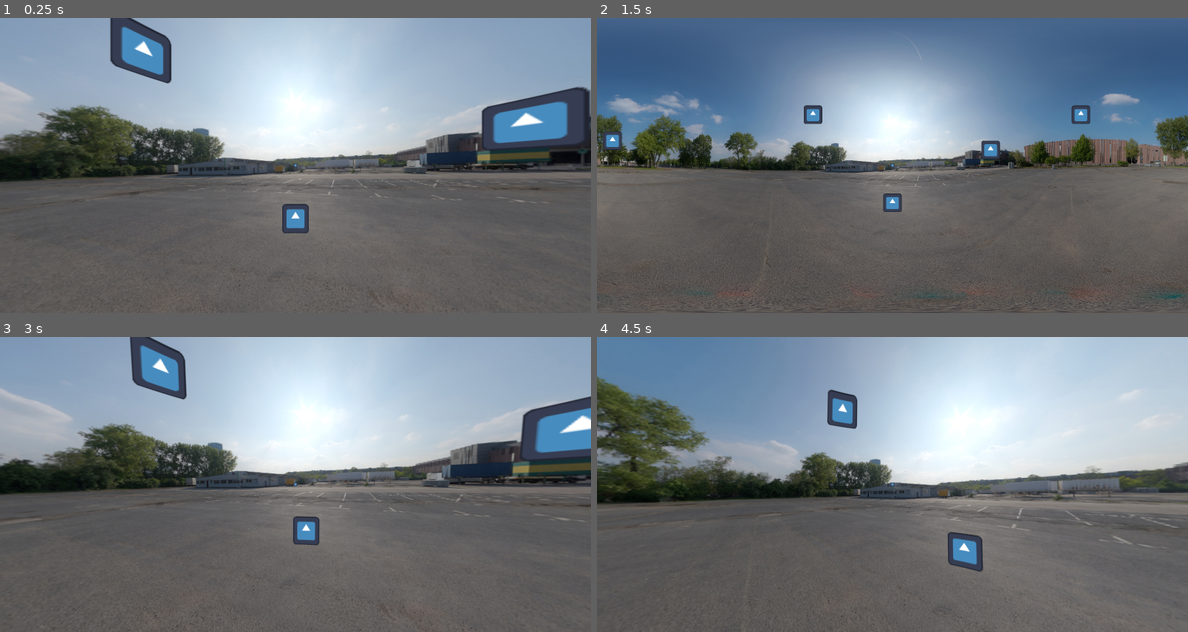
Above: before the commit, frames 1-4 (two rows, left to right).
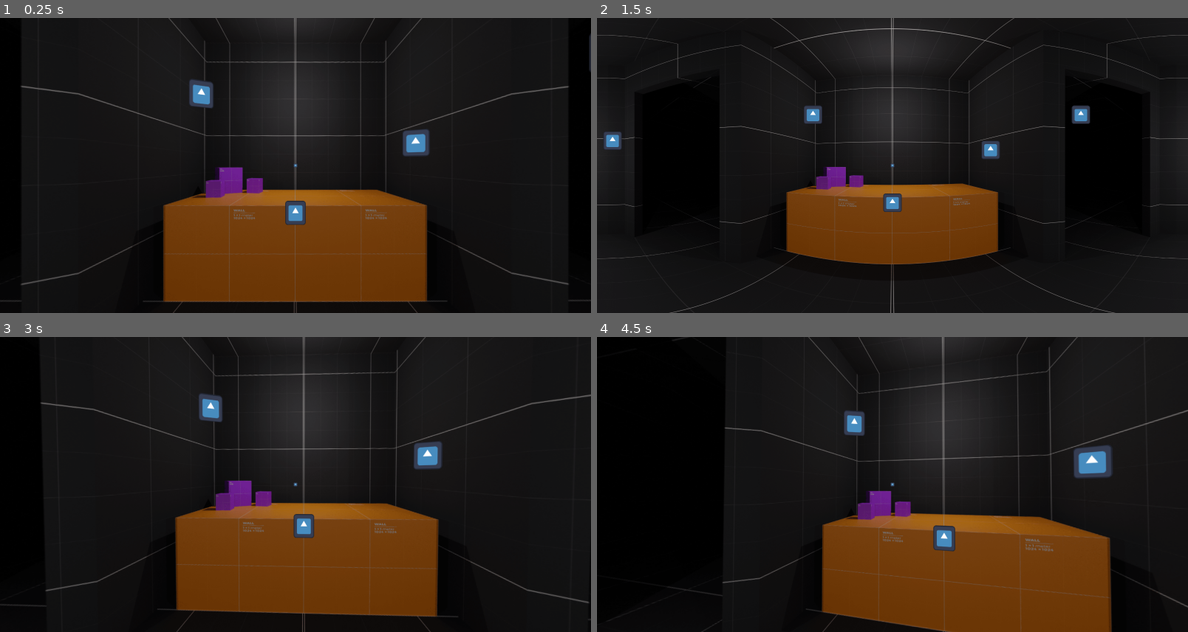
Above: after the commit, the same moments.

Repository: AlexPham0209/fnaf-scrolling-test
Game: Godot game, scene res://src/scenes/scrolling.tscn
Same seed, same stepped clock (60 frames per second), same inputs: the game is played once before the commit and once after it. The project has no main scene, so this scene is started directly. The engine's default icon, where the game draws it, is replaced by a stand-in: a white triangle on a blue panel in a dark square.
Inputs (mouse positions are in pixels of both pictures, inside the frame that each line leads up to):
- Up to frame 1 (0.25 s): no input
- Up to frame 2 (1.5 s): tap Enter (ui_accept) at 0.5, 0.77, 1.25 s; move the mouse to (922, 165) at 0.52 s; move the mouse to (862, 165) at 1.27 s
- Up to frame 3 (3 s): tap Enter (ui_accept) at 1.52, 2, 2.75 s; move the mouse to (307, 478) at 2.02 s; move the mouse to (289, 490) at 2.77 s
- Up to frame 4 (4.5 s): tap Enter (ui_accept) at 3.02, 3.5, 3.77, 4.25 s; move the mouse to (933, 487) at 3.52 s; move the mouse to (845, 481) at 4.27 s

The runs differ from the first frame. In frame 1, 97% of the frame differs, in the area x 0-100%, y 0-100%; in frame 2, 98%; in frame 3, 97%; in frame 4, 98%.

Commit message:
Added maxLongitude and maxLatitude

Diff:
--- a/src/scenes/scrolling.tscn
+++ b/src/scenes/scrolling.tscn
@@ -6,18 +6,19 @@
 [ext_resource type="Script" uid="uid://bnt7dvxwwalvu" path="res://src/scripts/perspective.gd" id="3_6dwqo"]
 [ext_resource type="PackedScene" uid="uid://p50ayogiuyqc" path="res://src/scenes/interactable.tscn" id="3_mwc1p"]
 [ext_resource type="Texture2D" uid="uid://d365vch0is32f" path="res://src/assets/Animation-0 Direction-0 Frame-0.png" id="3_p08e1"]
+[ext_resource type="Texture2D" uid="uid://2376lvcxsj7n" path="res://src/assets/office.png" id="4_hruyx"]
 [ext_resource type="Script" uid="uid://dk4gx2mblf1et" path="res://src/scripts/cursor.gd" id="5_tincr"]
 [ext_resource type="Texture2D" uid="uid://d0dm4r8nu311e" path="res://icon.svg" id="6_tincr"]
 [ext_resource type="Texture2D" uid="uid://busiewshxc5jp" path="res://src/assets/parking_lot.jpg" id="9_hruyx"]
+[ext_resource type="Texture2D" path="res://src/assets/Heiternplatz_180°_panorama.jpg" id="9_ls7cf"]
 
 [sub_resource type="ShaderMaterial" id="ShaderMaterial_6dwqo"]
 shader = ExtResource("2_jkvvx")
 shader_parameter/centerPoint = Vector2(0.5, 0.5)
-shader_parameter/point = Vector2(0, 0)
 shader_parameter/FOV = Vector2(0.9, 0.8)
-shader_parameter/applyModifiers = false
-shader_parameter/zoomX = 65.0
-shader_parameter/zoomY = 30.0
+shader_parameter/maxLongitude = 0.0
+shader_parameter/maxLatitude = 0.0
+shader_parameter/wrap = false
 
 [sub_resource type="RectangleShape2D" id="RectangleShape2D_tincr"]
 size = Vector2(12.1429, 13.1429)
@@ -30,29 +31,42 @@
 position = Vector2(2048, 1024)
 texture = ExtResource("2_mwc1p")
 
-[node name="ParkingLot2" type="Sprite2D" parent="."]
+[node name="ParkingLot" type="Sprite2D" parent="."]
+visible = false
 position = Vector2(2048, 1024)
 texture = ExtResource("9_hruyx")
 
+[node name="Heiternplatz180°Panorama" type="Sprite2D" parent="."]
+visible = false
+position = Vector2(2040, 1030.75)
+scale = Vector2(0.447735, 0.602815)
+texture = ExtResource("9_ls7cf")
+
 [node name="Animation-0Direction-0Frame-0" type="Sprite2D" parent="."]
-visible = false
-position = Vector2(2042, 1021.5)
-scale = Vector2(1.60469, 2.85139)
+position = Vector2(2048, 1018)
+scale = Vector2(1.6, 2.86111)
 texture = ExtResource("3_p08e1")
 
-[node name="Interactable" parent="." instance=ExtResource("3_mwc1p")]
+[node name="Office" type="Sprite2D" parent="."]
+position = Vector2(2046.5, 1017)
+scale = Vector2(1.36633, 1.37467)
+texture = ExtResource("4_hruyx")
+
+[node name="Interactables" type="Node2D" parent="."]
+
+[node name="Interactable" parent="Interactables" instance=ExtResource("3_mwc1p")]
 position = Vector2(2728, 916)
 
-[node name="Interactable2" parent="." instance=ExtResource("3_mwc1p")]
+[node name="Interactable2" parent="Interactables" instance=ExtResource("3_mwc1p")]
 position = Vector2(1497, 672)
 
-[node name="Interactable3" parent="." instance=ExtResource("3_mwc1p")]
+[node name="Interactable3" parent="Interactables" instance=ExtResource("3_mwc1p")]
 position = Vector2(3354, 672)
 
-[node name="Interactable4" parent="." instance=ExtResource("3_mwc1p")]
+[node name="Interactable4" parent="Interactables" instance=ExtResource("3_mwc1p")]
 position = Vector2(2048, 1283)
 
-[node name="Interactable5" parent="." instance=ExtResource("3_mwc1p")]
+[node name="Interactable5" parent="Interactables" instance=ExtResource("3_mwc1p")]
 position = Vector2(108, 852)
 
 [node name="Perspective" type="ColorRect" parent="."]
@@ -62,8 +76,13 @@
 offset_bottom = 2048.0
 mouse_filter = 2
 script = ExtResource("3_6dwqo")
-zoom = Vector2(60, 20)
+maxLongitude = 180.0
+maxLatitude = 90.0
 captured = true
+
+[node name="Camera2D" type="Camera2D" parent="Perspective"]
+position = Vector2(2048, 1024)
+zoom = Vector2(0.5, 0.5)
 
 [node name="Cursor" type="Area2D" parent="." node_paths=PackedStringArray("perspective")]
 visible = false
@@ -75,12 +94,8 @@
 texture = ExtResource("6_tincr")
 
 [node name="CollisionShape2D" type="CollisionShape2D" parent="Cursor"]
-scale = Vector2(7, 7)
+scale = Vector2(2, 2)
 shape = SubResource("RectangleShape2D_tincr")
-
-[node name="Camera2D" type="Camera2D" parent="."]
-position = Vector2(2048, 1024)
-zoom = Vector2(0.5, 0.5)
 
 [node name="Icon" type="Sprite2D" parent="."]
 position = Vector2(2048, 1024)
--- a/src/scripts/cursor.gd
+++ b/src/scripts/cursor.gd
@@ -6,11 +6,10 @@
 func _physics_process(delta: float) -> void:
 	# Convert positions relative to perspective shader rect and normalize between (0, 1)
 	var pos: Vector2 = get_global_mouse_position() - self.perspective.global_position
-	pos /= Vector2(4096, 2048)
+	pos /= perspective.size
 
-
-	var cp = (self.perspective.cp * 2.0 - Vector2.ONE) * Vector2(PI, PI_2)
-	pos = (pos * 2.0 - Vector2.ONE) * self.perspective.fov * Vector2(PI, PI_2)
+	var cp = (self.perspective.center * 2.0 - Vector2.ONE) * Vector2(perspective.maxLongitude, perspective.maxLatitude)
+	pos = (pos * 2.0 - Vector2.ONE) * self.perspective.fov * Vector2(perspective.maxLongitude, perspective.maxLatitude)
 
 	var x = pos.x
 	var y = pos.y
@@ -19,20 +18,10 @@
 	var c = atan(p)
 
 	var lat = asin(cos(c) * sin(cp.y) + ((y * sin(c) * cos(cp.y)) / p))
-	var lon = cp.x + atan2((x * sin(c)), ((p * cos(cp.y) * cos(c)) - (y * sin(cp.y) * sin(c))))
+	var lon = cp.x + atan2(x * sin(c), p * cos(cp.y) * cos(c) - y * sin(cp.y) * sin(c))
 
-	pos = Vector2((lon / PI + 1.0) * 0.5, (lat / PI_2 + 1.0) * 0.5)
+	pos = Vector2((lon / perspective.maxLongitude + 1.0) * 0.5, (lat / perspective.maxLatitude + 1.0) * 0.5)
 
-	if perspective.apply_modifiers:
-		var conversion = Vector2(180.0/self.perspective.zoom.x, 90.0/self.perspective.zoom.y);
-
-		pos.x *= conversion.x;
-		pos.y *= conversion.y;
-
-		pos.x -= (conversion.x/2.0)-0.5;
-		pos.y -= (conversion.y/2.0)-0.5;
-
-	pos = Vector2(fposmod(pos.x, 1.0), fposmod(pos.y, 1.0))
-	pos *= Vector2(4096, 2048)
+	pos *= perspective.size
 	pos += self.perspective.global_position
 	self.global_position = pos
--- a/src/scripts/perspective.gd
+++ b/src/scripts/perspective.gd
@@ -1,9 +1,10 @@
 extends ColorRect
 
+@export var maxLongitude: float = 360
+@export var maxLatitude: float = 180
+@export var center: Vector2 = Vector2(0.5, 0.5)
 @export var fov: Vector2 = Vector2(0.7, 0.75)
-@export var zoom: Vector2 = Vector2(90, 30)
-@export var cp: Vector2 = Vector2(0.5, 0.5)
-@export var apply_modifiers: bool = false
+@export var wrap: bool = false
 @export var captured = false
 
 func _ready() -> void:
@@ -11,22 +12,23 @@
 
 	if captured:
 		Input.mouse_mode = Input.MOUSE_MODE_CAPTURED
-	self.material.set_shader_parameter('centerPoint', cp)
-	self.material.set_shader_parameter('zoomX', zoom.x)
-	self.material.set_shader_parameter('zoomY', zoom.y)
-	self.material.set_shader_parameter('FOV', fov)
-	self.material.set_shader_parameter('applyModifiers', apply_modifiers)
+
+	maxLongitude = maxLongitude * PI/360
+	maxLatitude = maxLatitude * PI/360
+
+	self.material.set_shader_parameter('centerPoint', center)
+	self.material.set_shader_parameter('maxLongitude', maxLongitude)
+	self.material.set_shader_parameter('maxLatitude', maxLatitude)
+	self.material.set_shader_parameter('wrap', wrap)
 
 
 func _physics_process(delta: float) -> void:
-	var center = Vector2(4096, 2048)
+	if not captured:
+		var move = get_global_mouse_position() / self.size
+		center.x = fposmod(move.x, 1.0)
+		center.y = clamp(move.y, 0., 1)
 
-	if not captured:
-		var move = get_global_mouse_position() / Vector2(4096, 2048)
-		cp.x = fposmod(move.x, 1.0)
-		cp.y = clamp(move.y, 0., 1)
-
-	self.material.set_shader_parameter('centerPoint', cp)
+	self.material.set_shader_parameter('centerPoint', center)
 
 	if Input.is_action_just_pressed("ui_accept"):
 		self.visible = not self.visible
@@ -36,6 +38,5 @@
 		return
 
 	if event is InputEventMouseMotion and Input.get_mouse_mode() == Input.MOUSE_MODE_CAPTURED:
-		cp.x = fposmod(cp.x + event.relative.x * (0.001 / 2), 1.0)
-		#cp.y = clamp(cp.y + event.relative.y * (0.002 / 2), 0.275, 0.725)
-		cp.y = clamp(cp.y + event.relative.y * (0.002 / 2), 0, 1)
+		center.x = fposmod(center.x + event.relative.x * (0.001 / 2), 1.0)
+		center.y = clamp(center.y + event.relative.y * (0.002 / 2), 0, 1)
--- a/src/shaders/gnomonic.gdshader
+++ b/src/shaders/gnomonic.gdshader
@@ -1,15 +1,12 @@
 shader_type canvas_item;
 uniform vec2 centerPoint;
-uniform vec2 point;
 uniform vec2 FOV;
-uniform bool applyModifiers = false;
 uniform sampler2D SCREEN_TEXTURE : hint_screen_texture, filter_linear_mipmap;
 
-uniform float zoomX = 65;
-uniform float zoomY = 30;
+uniform float maxLongitude;
+uniform float maxLatitude;
 
-const float PI_2 = PI * 0.5;
-const float PI2 = PI * 2.0;
+uniform bool wrap;
 
 // Turns equirectangular image into rectilinear/gnomonic image.
 // https://www.shadertoy.com/view/ls2cz3
@@ -17,8 +14,8 @@
 // https://blog.nitishmutha.com/equirectangular/360degree/2017/06/12/How-to-project-Equirectangular-image-to-rectilinear-view.html
 vec2 toGnomonic(vec2 uv, vec2 center, vec2 fovScale) {
 	//Converting it from a range of [0, 1] to [-PI, PI/2].  Converting it to radian form.
-	vec2 cp = (center * 2.0f - 1.0f) * vec2(PI, PI_2);
-	vec2 sphCoords = (uv * 2.0f - 1.0f) * fovScale * vec2(PI, PI_2);
+	vec2 cp = (center * 2.0f - 1.0f) * vec2(maxLongitude, maxLatitude);
+	vec2 sphCoords = (uv * 2.0f - 1.0f) * fovScale * vec2(maxLongitude, maxLatitude);
 	float x = sphCoords.x;
 	float y = sphCoords.y;
 
@@ -31,25 +28,11 @@
 	float lat = asin(cos(c) * sin(cp.y) + (y * sin(c) * cos(cp.y))/p);
 
 	//Converting the spherical coordinates to ranges [0, 1].
-	vec2 output = vec2((lon / PI + 1.0f) * 0.5, (lat / PI_2 + 1.0f) * 0.5);
+	vec2 output = vec2((lon / maxLongitude + 1.0f) * 0.5, (lat / maxLatitude + 1.0f) * 0.5);
 	return output;
 }
 
 void fragment() {
 	vec2 sphericalCoords = toGnomonic(SCREEN_UV, centerPoint, FOV);
-	vec2 conversion;
-
-	if (applyModifiers) {
-		conversion.x = 180.0/zoomX;
-		conversion.y = 90.0/zoomY;
-
-		sphericalCoords.x *= conversion.x;
-	    sphericalCoords.y *= conversion.y;
-
-	    sphericalCoords.x -= (conversion.x/2.0)-0.5;
-	    sphericalCoords.y -= (conversion.y/2.0)-0.5;
-	}
-
-	//Prevents stretching textures
-	COLOR = textureLod(SCREEN_TEXTURE, fract(sphericalCoords), 0.00f);
+	COLOR = textureLod(SCREEN_TEXTURE, wrap ? fract(sphericalCoords) : sphericalCoords, 0.00f);
 }
Not shown: 1 places in src/scenes/scrolling.tscn that only renumber resources
